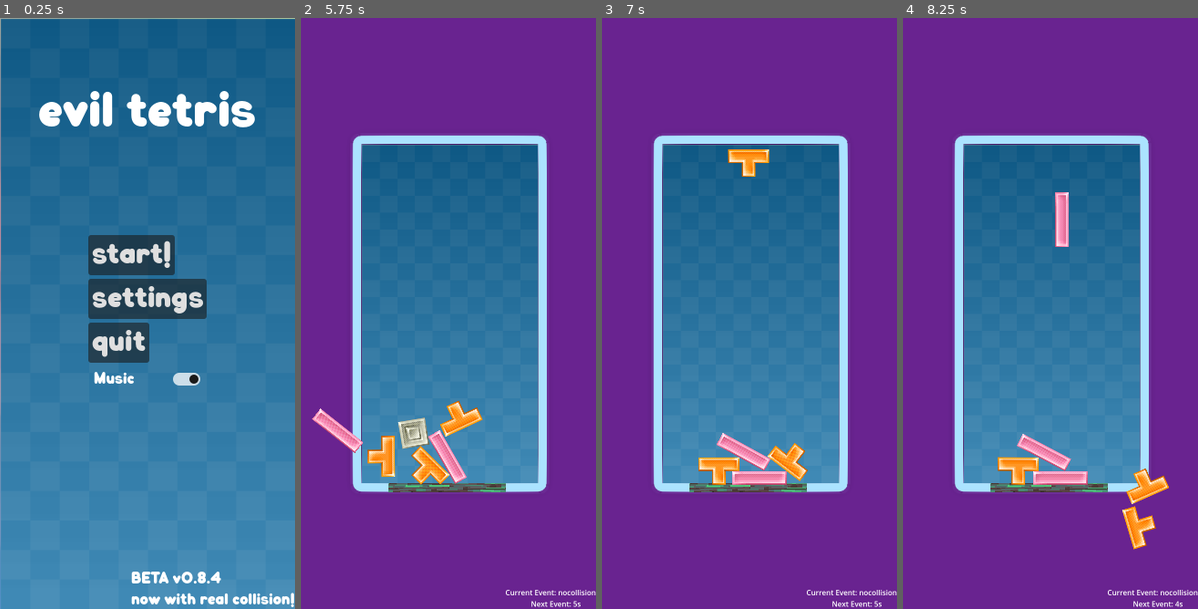
Above: before the commit, frames 1-4 (left to right).
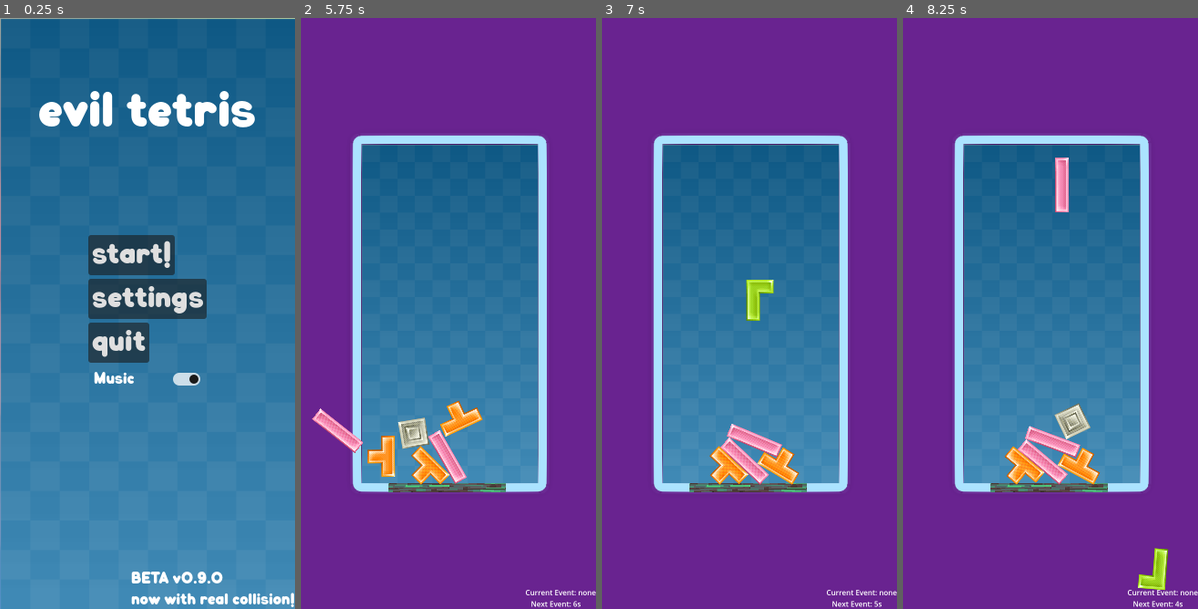
Above: after the commit, the same moments.

Repository: lpuv/evil-tetris
Game: Godot game, scene res://scenes/start_ui.tscn
The game is run twice, just before and just after one commit, with the same random seed, the same clock (stepped at 60 frames per second) and the same inputs. Sound files missing from this copy of the repository are replaced by a short silence.
Inputs:
- Up to frame 1 (0.25 s): no input
- Up to frame 2 (5.75 s): click "start!" at 0.5 s; hold Right (right) 1.28-2.03 s; tap Space (space) every 0.75 s from 1.35 to 5.1 s; hold Down (down) 2.03-2.78 s; hold Right (right) 2.78-3.53 s; hold Up (up) 3.53-4.28 s; hold Left (left) from 4.28 s (still down)
- Up to frame 3 (7 s): release Left (left) at 5.78 s; hold Down (down) 5.78-6.53 s; tap Space (space) at 5.85, 6.6 s; hold Right (right) from 6.53 s (still down)
- Up to frame 4 (8.25 s): release Right (right) at 7.28 s; hold Up (up) 7.28-8.03 s; tap Space (space) at 7.35, 8.1 s; hold Right (right) from 8.03 s (still down)

The runs differ from the first frame. In frame 1, less than 0.1% of the frame differs, in the area x 66-76%, y 93-96%; in frame 2, 0.2%; in frame 3, 3.4%; in frame 4, 4.7%, in the area x 32-100%, y 23-98%.

Commit message:
v0.9.0: add event scaling

Diff:
--- a/project/scenes/main.tscn
+++ b/project/scenes/main.tscn
@@ -248,11 +248,11 @@
 offset_top = -23.0
 grow_horizontal = 0
 grow_vertical = 0
-text = "Next Event: 5s"
-metadata/time_left = 5
+text = "Next Event: 10s"
+metadata/time_left = 10
 
 [node name="TwentySecTimer" type="Timer" parent="."]
-wait_time = 5.0
+wait_time = 10.0
 
 [node name="OneSecTimer" type="Timer" parent="."]
 
--- a/project/scenes/start_ui.tscn
+++ b/project/scenes/start_ui.tscn
@@ -88,7 +88,7 @@
 grow_horizontal = 0
 grow_vertical = 0
 theme_override_fonts/font = ExtResource("2_yxax6")
-text = "BETA v0.8.4
+text = "BETA v0.9.0
 now with real collision!"
 
 [connection signal="pressed" from="MarginContainer/VBoxContainer/Start" to="." method="_on_start_pressed"]
--- a/project/scripts/blocklogic.gd
+++ b/project/scripts/blocklogic.gd
@@ -78,7 +78,7 @@
 		set_meta("is_landed", true) # win check
 		gravity_scale = 1
 
-	print(node.get_parent().name + " " + get_parent().name)
+	#print(node.get_parent().name + " " + get_parent().name)
 
 	if node.get_parent().name == get_parent().name and is_unique:
 		print("omg")
--- a/project/scripts/main.gd
+++ b/project/scripts/main.gd
@@ -1,6 +1,4 @@
 extends Node
-
-const NUM_PIECES = 3
 
 var pieces
 
@@ -22,6 +20,8 @@
 var music_player: AudioStreamPlayer
 var chaos_player: AudioStreamPlayer
 var is_rickroll = false
+
+var current_chaos_timer_time = 10
 
 
 
@@ -39,7 +39,6 @@
 	current_piece.queue_free()
 
 func spawn_piece():
-
 	var piece = pieces[rng.randi() % pieces.size()].instantiate()
 	add_child(piece)
 	var body = piece.get_node("RigidBody2D")
@@ -128,6 +127,30 @@
 		music_player.stream = audio_stream
 		music_player.play()
 
+func adjust_chaos_by_height():
+	# Get current stack height
+	var current_height = Shared.get_stack_height(get_tree().get_nodes_in_group("pieces"))
+
+	# Calculate how close we are to -380 (0 means we're at -380, larger numbers mean we're further away)
+	var distance_to_target = abs(current_height - (-380))
+
+	# Convert this to a percentage (0.0 to 1.0)
+	# Assuming the stack starts at around -760 (or adjust this value based on your game)
+	var height_percentage = clamp(1.0 - (distance_to_target / 380.0), 0.0, 1.0)
+
+	# Interpolate between max and min time based on height_percentage
+	var max_time = 10.0
+	var min_time = 0.5
+	var time_left = lerp(max_time, min_time, height_percentage)
+
+
+	print("Current height: ", current_height)
+	print("Distance to target: ", distance_to_target)
+	print("Height percentage: ", height_percentage)
+	print("Time left: ", time_left)
+	current_chaos_timer_time = time_left
+
+
 func _process(_delta: float) -> void:
 	if current_piece.get_node("RigidBody2D").get_meta("to_delete") == true:
 		current_piece.queue_free()
@@ -136,7 +159,7 @@
 	print("time to spawn")
 	spawn_piece()
 
-
+	adjust_chaos_by_height()
 
 
 func win():
@@ -252,8 +275,9 @@
 
 func _on_twenty_sec_timer_timeout() -> void:
 	chaos()
-	$event_label.text = "Next Event: 5s"
-	$event_label.set_meta("time_left", 5)
+	$event_label.text = "Next Event: " + str(current_chaos_timer_time) + "s"
+	$event_label.set_meta("time_left", current_chaos_timer_time)
+	$TwentySecTimer.wait_time = current_chaos_timer_time
 	$TwentySecTimer.start()
 
 
--- a/project/scripts/shared.gd
+++ b/project/scripts/shared.gd
@@ -16,6 +16,13 @@
 				selected_children.append(child)
 
 	return selected_children
+
+func get_stack_height(pieces: Array[Node]):
+	var highest_y = 372
+	for piece in pieces:
+		if piece.position.y < highest_y and piece.position.y > -361:
+			highest_y = piece.position.y
+	return highest_y
 
 var do_music = true
 
